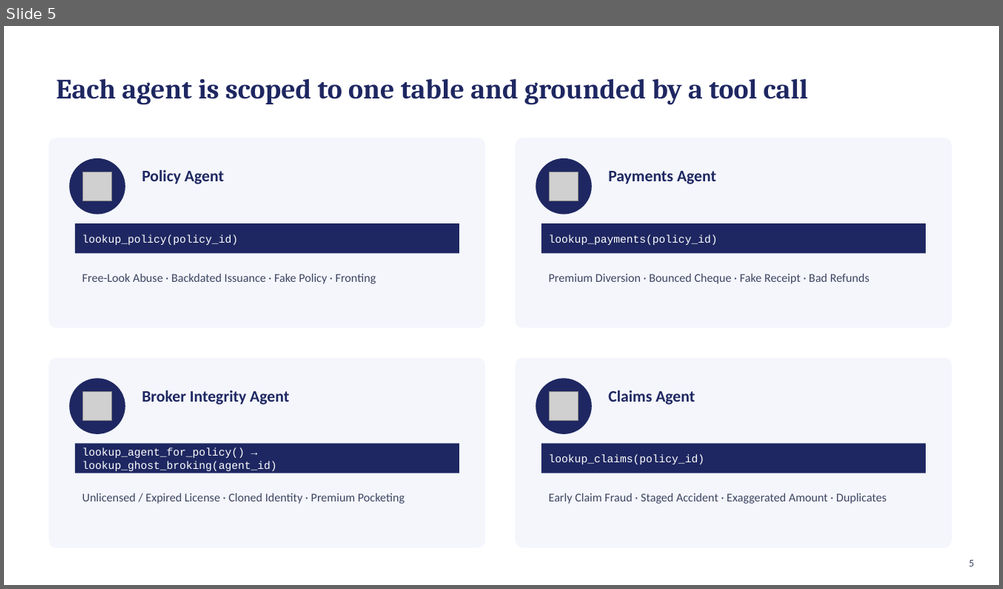
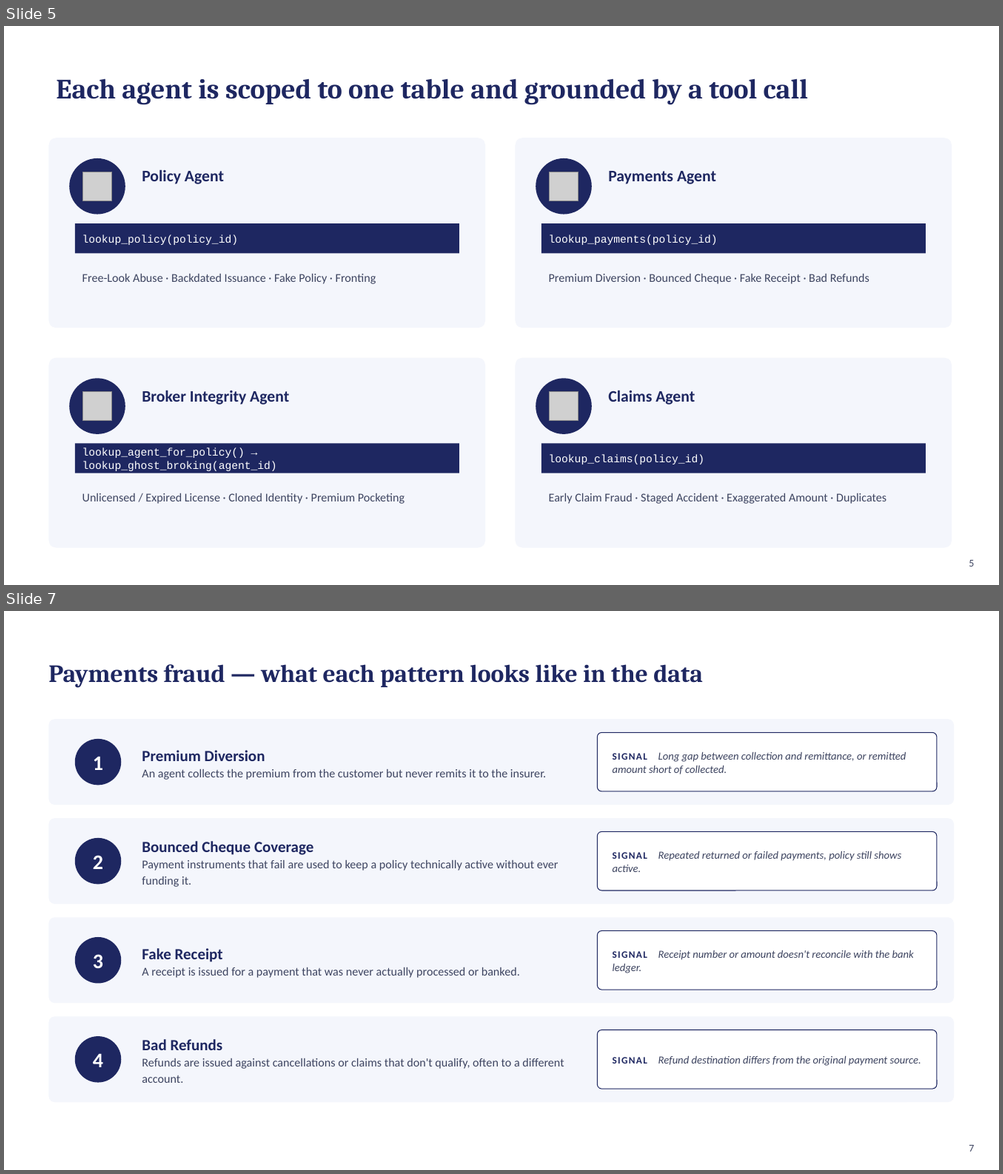
Before and after one commit to pavannanjundappa/FraudNet-MAS, a slide deck: FraudNet_Presentation.pptx. Shown one above the other, each under a label of ours: slide 5 before the commit, slides 5 and 7 after it; the slides between them are not shown. The pictures are 1003x589 and 1003x1174 pixels, drawn with LibreOffice and Linux fonts; fonts in the diff are those of the drawing; grey boxes stand for pictures. Boxes give left, top, right and bottom in pixels: in the first picture for what was removed or moved away, otherwise in the second. Text is boxed around its words. In the diff, an @@ line names an element or a change of style, - is before the commit and + after.

```diff
--- a/FraudNet_Presentation.pptx
+++ b/FraudNet_Presentation.pptx
@@ slide 7 added at [4, 611, 999, 1170], background #FFFFFF @@
@@ text added at [48, 664, 703, 688], 24 pt, text #1E2761, bold @@
+Payments fraud — what each pattern looks like in the data
@@ rounded rectangle added at [48, 719, 954, 805], fill #F4F6FC @@
@@ ellipse added at [75, 739, 121, 786], fill #1E2761 @@
@@ rounded rectangle added at [597, 732, 936, 792], fill #FFFFFF, outline #1E2761 0.75 pt @@
@@ text added at [93, 756, 103, 770], 20 pt, text #FFFFFF, bold @@
+1
@@ text added at [142, 750, 546, 780], 11.5 pt, text #3D4460 @@
+Premium Diversion
+An agent collects the premium from the customer but never remits it to the insurer.
@@ text added at [612, 752, 906, 775], 10.5 pt, text #3D4460, italic @@
+SIGNAL Long gap between collection and remittance, or remitted amount short of collected.
@@ rounded rectangle added at [48, 818, 954, 904], fill #F4F6FC @@
@@ rounded rectangle added at [597, 832, 936, 891], fill #FFFFFF, outline #1E2761 0.75 pt @@
@@ ellipse added at [75, 838, 121, 884], fill #1E2761 @@
@@ text added at [142, 841, 558, 887], 11.5 pt, text #3D4460 @@
+Bounced Cheque Coverage
+Payment instruments that fail are used to keep a policy technically active without ever funding it.
@@ text added at [612, 851, 901, 872], 10.5 pt, text #3D4460, italic @@
+SIGNAL Repeated returned or failed payments, policy still shows active.
@@ text added at [93, 855, 103, 869], 20 pt, text #FFFFFF, bold @@
+2
@@ rounded rectangle added at [48, 917, 954, 1003], fill #F4F6FC @@
@@ ellipse added at [75, 938, 121, 984], fill #1E2761 @@
@@ rounded rectangle added at [597, 931, 936, 990], fill #FFFFFF, outline #1E2761 0.75 pt @@
@@ text added at [93, 954, 103, 968], 20 pt, text #FFFFFF, bold @@
+3
@@ text added at [142, 948, 520, 978], 11.5 pt, text #3D4460 @@
+Fake Receipt
+A receipt is issued for a payment that was never actually processed or banked.
@@ text added at [612, 951, 913, 974], 10.5 pt, text #3D4460, italic @@
+SIGNAL Receipt number or amount doesn't reconcile with the bank ledger.
@@ rounded rectangle added at [48, 1017, 954, 1102], fill #F4F6FC @@
@@ rounded rectangle added at [597, 1031, 936, 1089], fill #FFFFFF, outline #1E2761 0.75 pt @@
@@ ellipse added at [75, 1037, 121, 1083], fill #1E2761 @@
@@ text added at [93, 1054, 103, 1068], 20 pt, text #FFFFFF, bold @@
+4
@@ text added at [142, 1039, 563, 1083], 11.5 pt, text #3D4460 @@
+Bad Refunds
+Refunds are issued against cancellations or claims that don't qualify, often to a different account.
@@ text added at [612, 1056, 921, 1066], 10.5 pt, text #3D4460, italic @@
+SIGNAL Refund destination differs from the original payment source.
@@ text added at [968, 1145, 973, 1152], 10 pt, text #3D4460 @@
+7
```
Also in this commit, not shown: 9 slides changed, 3 other slides added, 1 other file.
